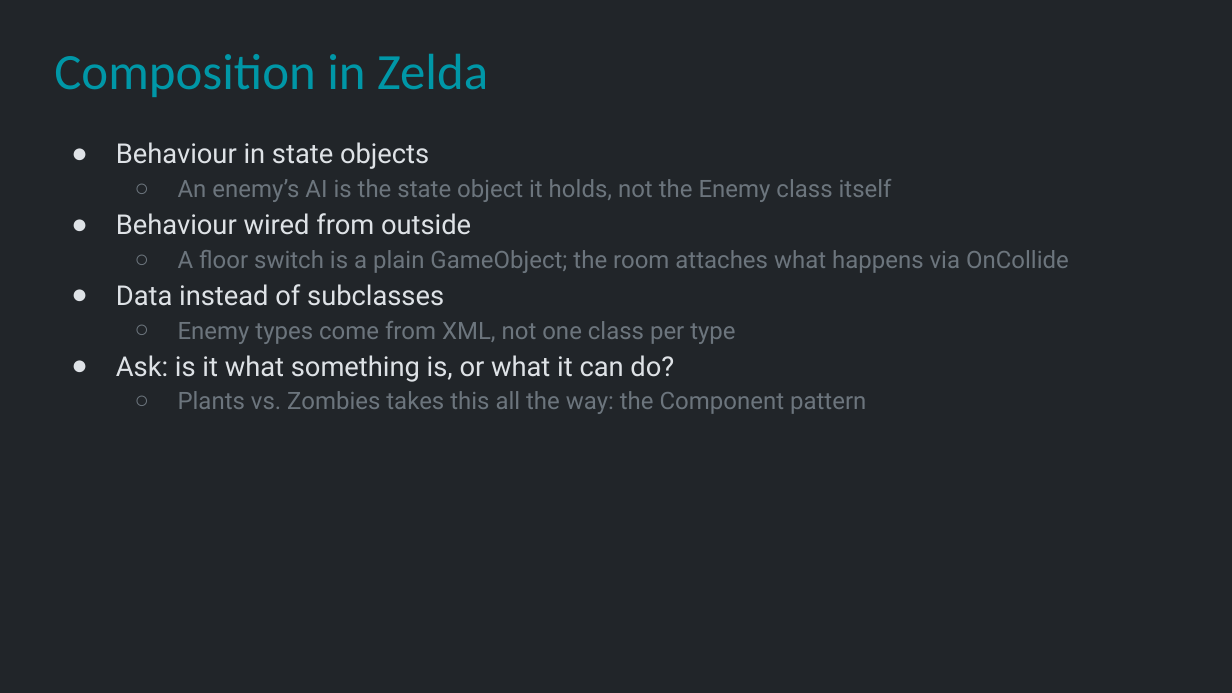
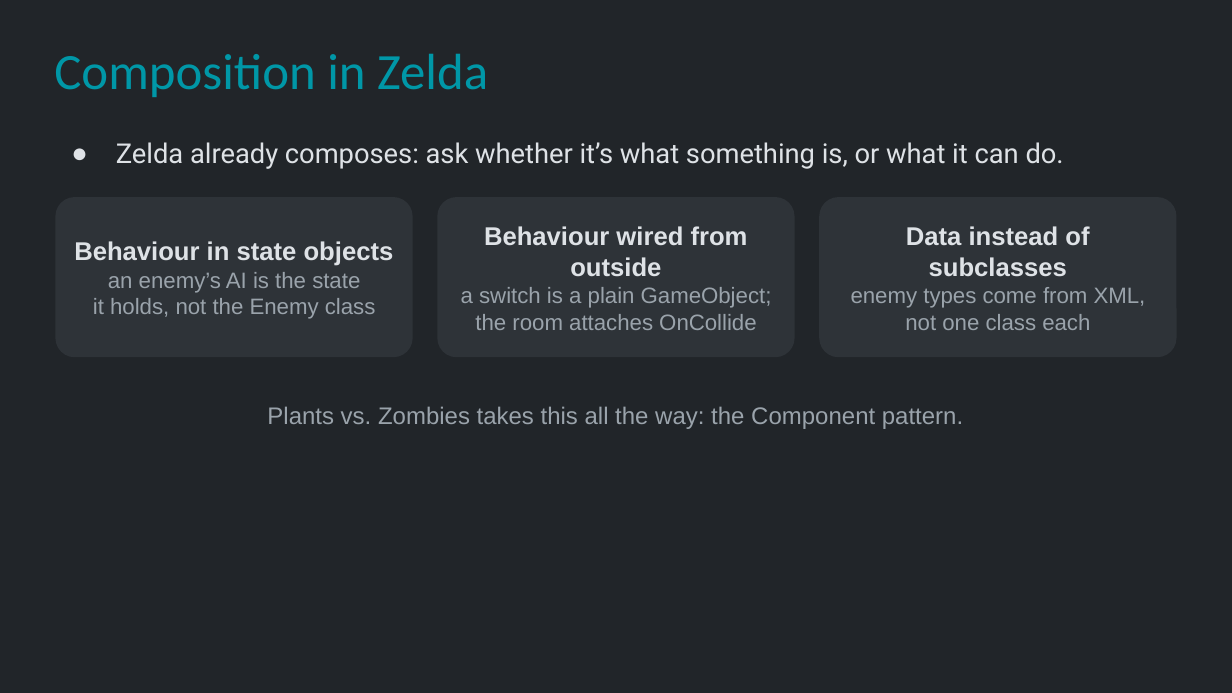
Before and after one commit to Metamate/gar, a slide deck: slide 10 of slides/08 The Legend of Zelda.pptx. Drawn at 1232x693 pixels with LibreOffice and Linux fonts; fonts in the diff are those of the drawing. Boxes give left, top, right and bottom in pixels: in the first picture for what was removed or moved away, otherwise in the second. Text is boxed around its words. In the diff, an @@ line names an element or a change of style, - is before the commit and + after.

```diff
--- a/slides/08 The Legend of Zelda.pptx
+++ b/slides/08 The Legend of Zelda.pptx
@@ text at <box>116,142,1064,169</box>: text changed; size 14 to 16 pt; text colour #6C757D to #DEE2E6 @@
-● Behaviour in state objects
-  ○ An enemy’s AI is the state object it holds, not the Enemy class itself
-● Behaviour wired from outside
-  ○ A floor switch is a plain GameObject; the room attaches what happens via OnCollide
-● Data instead of subclasses
-  ○ Enemy types come from XML, not one class per type
-● Ask: is it what something is, or what it can do?
-  ○ Plants vs. Zombies takes this all the way: the Component pattern
+● Zelda already composes: ask whether it’s what something is, or what it can do.
@@ rounded rectangle added at <box>55,197,413,357</box>, fill #2E3338, 13 pt, text #9AA3AB @@
+Behaviour in state objects
+an enemy’s AI is the state
+it holds, not the Enemy class
@@ rounded rectangle added at <box>437,197,795,357</box>, fill #2E3338, 13 pt, text #9AA3AB @@
+Behaviour wired from outside
+a switch is a plain GameObject;
+the room attaches OnCollide
@@ rounded rectangle added at <box>819,197,1177,357</box>, fill #2E3338, 13 pt, text #9AA3AB @@
+Data instead of subclasses
+enemy types come from XML,
+not one class each
@@ text added at <box>267,406,963,429</box>, 14 pt, text #9AA3AB @@
+Plants vs. Zombies takes this all the way: the Component pattern.
```
Also in this commit, not shown: 8 other slides changed, 2 slides added, 1 slide removed.
